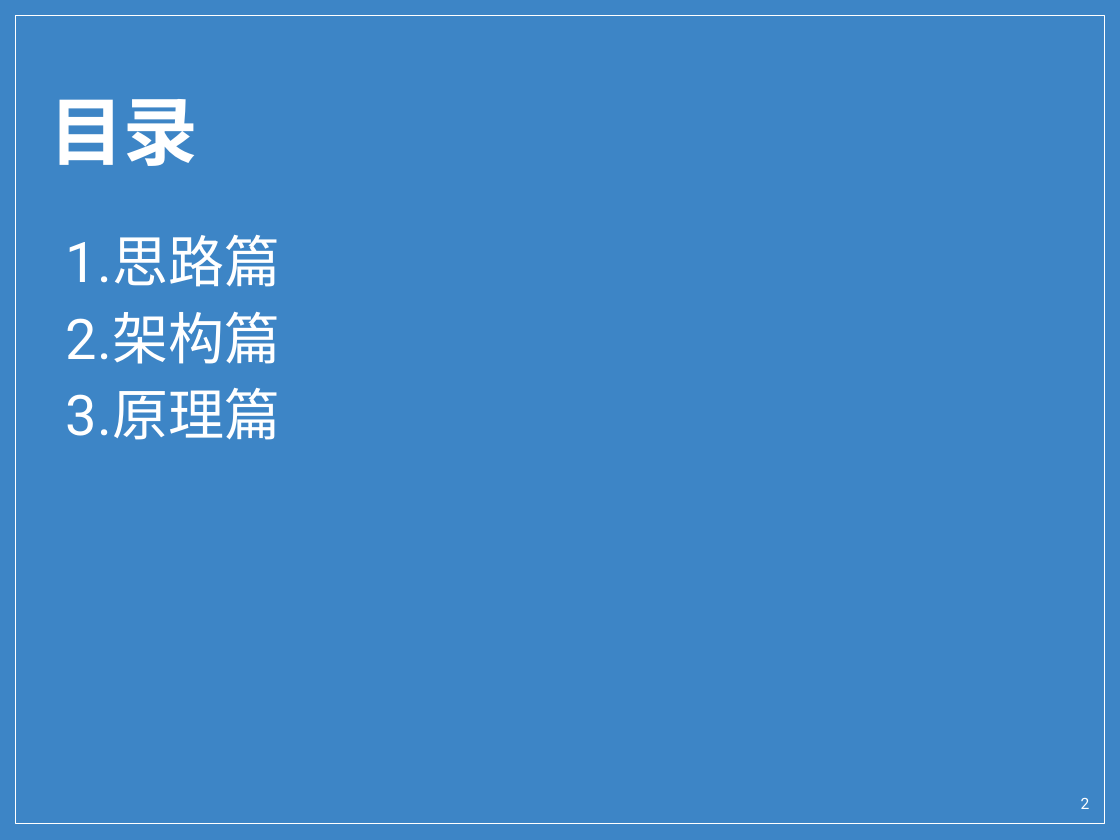
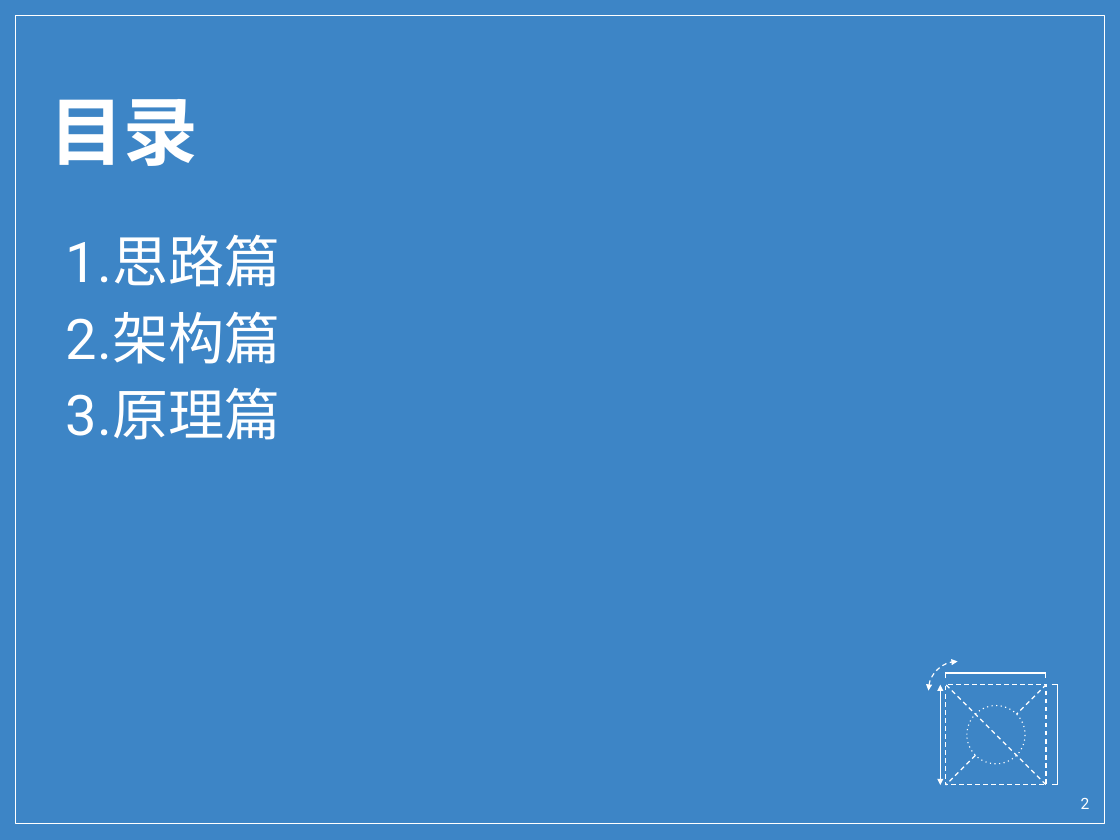
Before and after one commit to wu0792/ats_client, a slide deck: slide 2 of ext/share.pptx. Drawn at 1120x840 pixels with LibreOffice and Linux fonts; fonts in the diff are those of the drawing; background and template pictures are left out. Boxes give left, top, right and bottom in pixels: in the first picture for what was removed or moved away, otherwise in the second. Text is boxed around its words. In the diff, an @@ line names an element or a change of style, - is before the commit and + after.

```diff
--- a/ext/share.pptx
+++ b/ext/share.pptx
@@ group added at (928,662,1057,785): 3 lines, 2 freeform shapes, 1 ellipse, 1 rectangle, 1 arc (boxed as its full ellipse), 1 double arrow @@
```
Also in this commit, not shown: 9 other slides changed, 30 slides removed.
